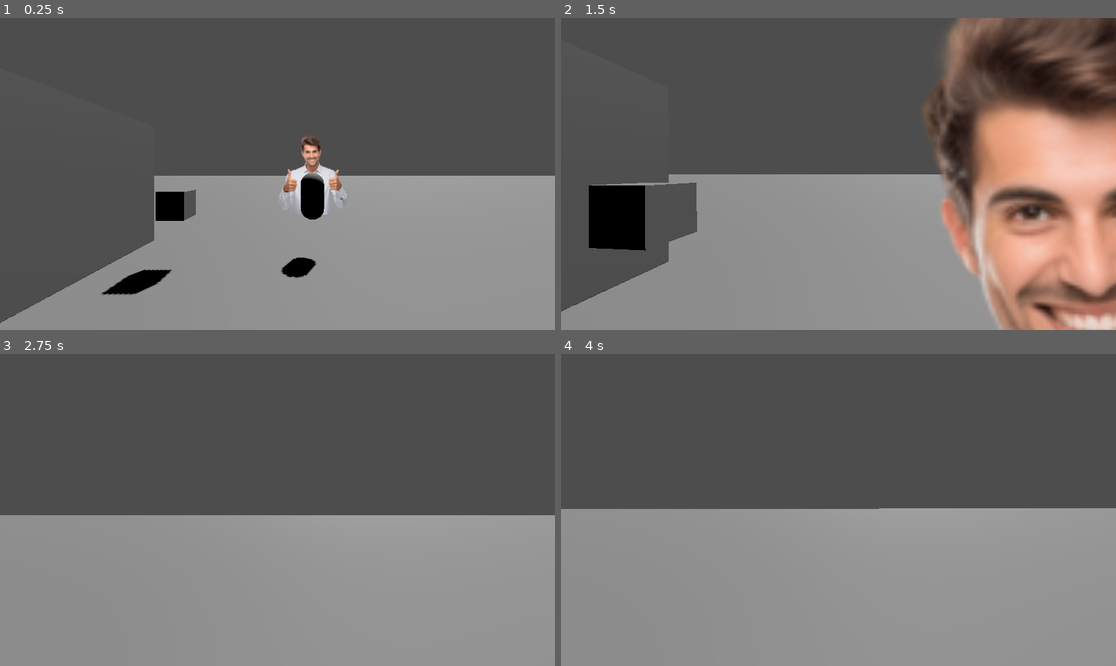
Above: before the commit, frames 1-4 (two rows, left to right).
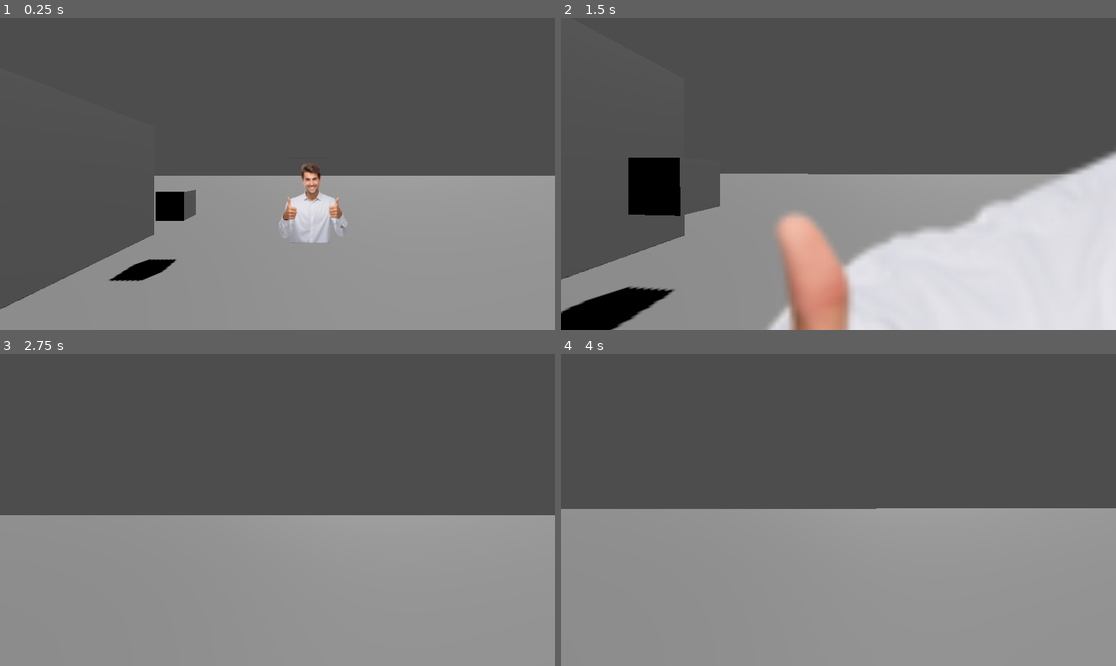
Above: after the commit, the same moments.

Repository: Doravid/Escape-From-Costkia
Game: Godot game, scene res://Scenes/mainGame.tscn
Same seed, same stepped clock (60 frames per second), same inputs: the game is played once before the commit and once after it.
Inputs (mouse positions are in pixels of both pictures, inside the frame that each line leads up to):
- Up to frame 1 (0.25 s): no input
- Up to frame 2 (1.5 s): tap Enter (ui_accept) at 0.5, 0.77 s; move the mouse to (866, 174) at 0.52 s; hold W (ui_up) from 0.53 s (still down); right-click (866, 174) at 0.6 s; click (866, 174) at 0.8 s; move the mouse to (810, 174) at 1.27 s; click (810, 174) at 1.35 s
- Up to frame 3 (2.75 s): keep holding W (ui_up); tap Enter (ui_accept) at 1.52 s; right-click (249, 510) at 1.55 s; move the mouse to (288, 503) at 2.02 s; right-click (288, 503) at 2.1 s; click (288, 503) at 2.3 s
- Up to frame 4 (4 s): keep holding W (ui_up); tap Enter (ui_accept) at 2.75, 3.02, 3.5, 3.77 s; move the mouse to (832, 516) at 2.77 s; tap E (interact) at 2.85 s; right-click (832, 516) at 3.05 s; move the mouse to (877, 513) at 3.52 s; hold Shift (sprint) from 3.53 s (still down); click (877, 513) at 3.8 s

The runs differ from the first frame. In frame 1, 4.4% of the frame differs, in the area x 0-63%, y 37-98%; in frame 2, 45%, in the area x 0-100%, y 0-100%; in frame 3, less than 0.1%; in frame 4, less than 0.1%.

Commit message:
fixes the weird ragdoll bug (kind of)

Diff:
--- a/Scenes/interactableBox.tscn
+++ b/Scenes/interactableBox.tscn
@@ -1,8 +1,12 @@
-[gd_scene load_steps=3 format=3 uid="uid://bmuget5b8bstf"]
+[gd_scene load_steps=4 format=3 uid="uid://bmuget5b8bstf"]
 
 [ext_resource type="Script" path="res://scripts/interactableItem.gd" id="1_6bkml"]
 
-[sub_resource type="BoxShape3D" id="BoxShape3D_a6nhg"]
+[sub_resource type="SphereShape3D" id="SphereShape3D_lk654"]
+
+[sub_resource type="SphereMesh" id="SphereMesh_42pp8"]
+radius = 0.25
+height = 0.5
 
 [node name="Box" type="RigidBody3D"]
 collision_layer = 2
@@ -12,6 +16,8 @@
 metadata/type = "test"
 
 [node name="CollisionShape3D" type="CollisionShape3D" parent="."]
-shape = SubResource("BoxShape3D_a6nhg")
+transform = Transform3D(0.5, 0, 0, 0, 0.5, 0, 0, 0, 0.5, 0, 0, 0)
+shape = SubResource("SphereShape3D_lk654")
 
-[node name="CSGBox3D" type="CSGBox3D" parent="."]
+[node name="MeshInstance3D" type="MeshInstance3D" parent="."]
+mesh = SubResource("SphereMesh_42pp8")
--- a/Scenes/interactableMan.tscn
+++ b/Scenes/interactableMan.tscn
@@ -1,18 +1,21 @@
-[gd_scene load_steps=3 format=3 uid="uid://d3xab6vqx885f"]
+[gd_scene load_steps=4 format=3 uid="uid://d3xab6vqx885f"]
 
 [ext_resource type="Script" path="res://scripts/npcCore.gd" id="1_ecyft"]
 
 [sub_resource type="CapsuleShape3D" id="CapsuleShape3D_vj2lj"]
 
+[sub_resource type="CapsuleMesh" id="CapsuleMesh_m6dc3"]
+
 [node name="RigidBody3D" type="RigidBody3D"]
 collision_layer = 2
-collision_mask = 3
+collision_mask = 2
 mass = 0.074
 contact_monitor = true
 max_contacts_reported = 5
 script = ExtResource("1_ecyft")
 
 [node name="CollisionShape3D" type="CollisionShape3D" parent="."]
+transform = Transform3D(1, 0, 0, 0, 1, 0, 0, 0, 1, 0, 0.2, 0)
 shape = SubResource("CapsuleShape3D_vj2lj")
 
 [node name="RayCast3D" type="RayCast3D" parent="."]
@@ -21,10 +24,11 @@
 [node name="aggroTimer" type="Timer" parent="."]
 one_shot = true
 
-[node name="CSGCylinder3D" type="CSGCylinder3D" parent="."]
-visible = false
-
 [node name="Timer" type="Timer" parent="."]
 one_shot = true
 
+[node name="MeshInstance3D" type="MeshInstance3D" parent="."]
+transform = Transform3D(1, 0, 0, 0, 1, 0, 0, 0, 1, 0, 0.2, 0)
+mesh = SubResource("CapsuleMesh_m6dc3")
+
 [connection signal="body_entered" from="." to="." method="_on_body_entered"]
--- a/Scenes/mainGame.tscn
+++ b/Scenes/mainGame.tscn
@@ -28,7 +28,7 @@
 navigation_mesh = SubResource("NavigationMesh_d735o")
 
 [node name="Floor" type="CSGBox3D" parent="Map"]
-transform = Transform3D(1828.38, 0, 0, 0, 0.193374, 0, 0, 0, 832.321, 1.07751, -2.38568, -3.43608)
+transform = Transform3D(1828.38, 0, 0, 0, 3.7912, 0, 0, 0, 832.321, 1.07751, -3.87785, -3.43608)
 use_collision = true
 size = Vector3(1.5741, 1, 1)
 
--- a/Scenes/nav_agent.tscn
+++ b/Scenes/nav_agent.tscn
@@ -8,14 +8,13 @@
 
 [node name="NavAgent" type="CharacterBody3D"]
 transform = Transform3D(1, 0, 0, 0, 1, 0, 0, 0, 1, 0, -1.05107, 0)
-collision_layer = 3
-collision_mask = 3
 script = ExtResource("1_ay1cc")
 
 [node name="MeshInstance3D" type="MeshInstance3D" parent="."]
 mesh = SubResource("CapsuleMesh_yt535")
 
 [node name="CollisionShape3D" type="CollisionShape3D" parent="."]
+visible = false
 shape = SubResource("CapsuleShape3D_kv1kl")
 
 [node name="NavigationAgent3D" type="NavigationAgent3D" parent="."]
--- a/Scenes/roamingNPC.tscn
+++ b/Scenes/roamingNPC.tscn
@@ -9,9 +9,12 @@
 script = ExtResource("1_715ce")
 
 [node name="NavAgent" parent="." instance=ExtResource("2_5gx6v")]
+visible = false
 
 [node name="RigidBody3D" parent="." instance=ExtResource("3_vfbwo")]
 transform = Transform3D(1, 0, 0, 0, 1, 0, 0, 0, 1, 0, -1.03222, 0)
+visible = false
+mass = 2.077
 
 [node name="Sprite3D" type="Sprite3D" parent="."]
 transform = Transform3D(1, 0, 0, 0, 1, 0, 0, 0, 1, 0, -0.219482, 0)
--- a/scripts/npcCore.gd
+++ b/scripts/npcCore.gd
@@ -49,6 +49,7 @@
 		if body.wasThrown:
 			WasHit = true
 			timeElapsed = 500
+			apply_impulse(Vector3.UP * 20)
 			timesWronged = timesWronged + 1
 			hatred = timesWronged * 10
 			player.sanity = player.sanity + hatred
--- a/scripts/player.gd
+++ b/scripts/player.gd
@@ -57,7 +57,7 @@
 
 
 	if Input.is_action_just_pressed("throw"):
-		if heldObject:
+		if not heldObject == null:
 			heldObject.gravity_scale = 1
 			remove_child(heldObject)
 			returnParent.add_child(heldObject)
@@ -68,7 +68,7 @@
 			heldObject = null
 
 	if Input.is_action_just_pressed("drop"):
-		if heldObject:
+		if not heldObject == null:
 			heldObject.gravity_scale = 1
 			remove_child(heldObject)
 			returnParent.add_child(heldObject)
--- a/scripts/roamingNPC.gd
+++ b/scripts/roamingNPC.gd
@@ -7,6 +7,9 @@
 @onready var activeBod = navBod
 
 var countdown = 0
+
+var justHit := false
+var minHeight = null
 
 # Called when the node enters the scene tree for the first time.
 func _ready() -> void:
@@ -18,8 +21,11 @@
 func _process(delta: float) -> void:
 	if rigBod.WasHit:
 		activeBod = rigBod
+		$Sprite3D.set_billboard_mode(0)
 	else:
 		activeBod = navBod
+		$Sprite3D.set_billboard_mode(2)
+
 
 
 
@@ -32,6 +38,8 @@
 		rigBod.set_collision_mask_value(1, false)
 		rigBod.position = navBod.position
 		sprite.position = navBod.position + Vector3.UP * 1
+		sprite.rotation = navBod.rotation
+		rigBod.rotation = navBod.rotation
 
 	if  activeBod == rigBod:
 		navBod.set_collision_layer_value(1, false)
@@ -44,3 +52,7 @@
 		navBod.position = rigBod.position
 		sprite.position = rigBod.position + Vector3.UP * 1
 		sprite.rotation = rigBod.rotation
+
+
+	if position.y < -10:
+		position.y = 5
